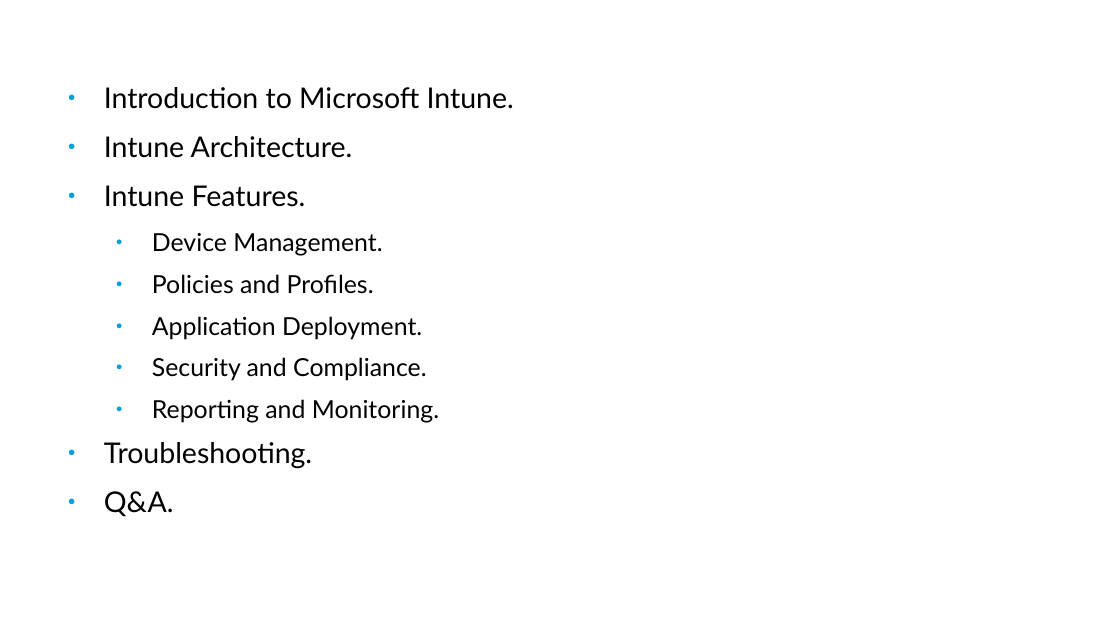
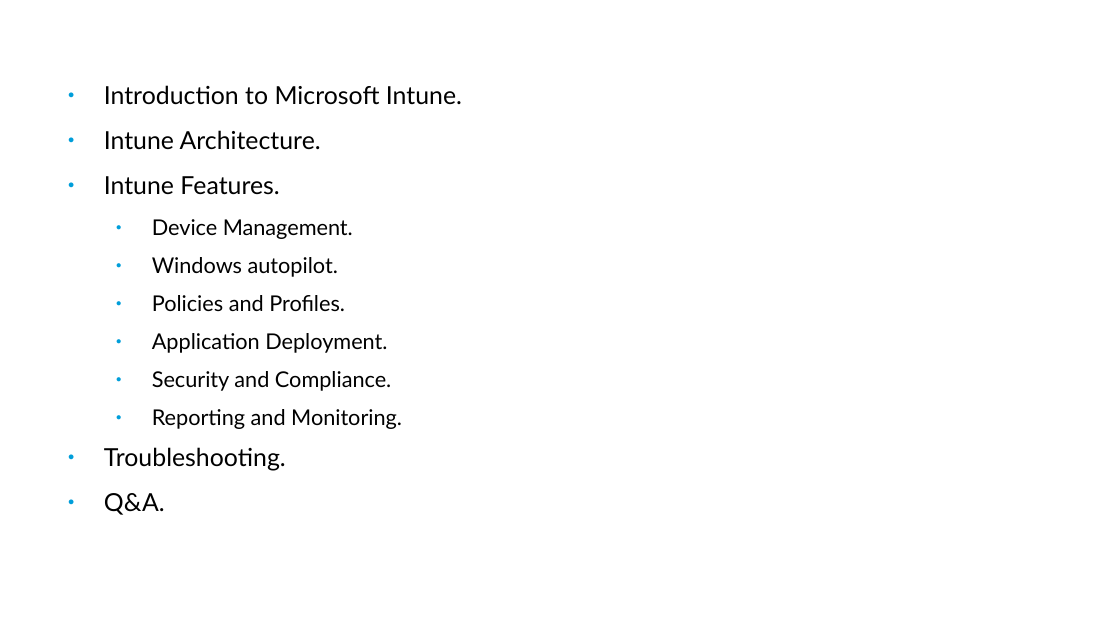
Before and after one commit to arghyabiswas988/Genaral, a slide deck: slide 2 of Intune_Training.pptx. Drawn at 1120x630 pixels with LibreOffice and Linux fonts; fonts in the diff are those of the drawing. Boxes give left, top, right and bottom in pixels: in the first picture for what was removed or moved away, otherwise in the second. Text is boxed around its words. In the diff, an @@ line names an element or a change of style, - is before the commit and + after.

```diff
--- a/Intune_Training.pptx
+++ b/Intune_Training.pptx
@@ text at <box>104,85,462,515</box>: size 20.1 to 17.6 pt in "Introduction to Microsoft Intune.", "Intune Architecture.", "Intune Features.", "Troubleshooting." and 1 more places; size 17.6 to 15.4 pt in "Device Management.", "Policies and Profiles.", "Application Deployment.", "Security and Compliance." and 1 more places @@
@@ text at <box>152,257,338,277</box>: paragraph added @@
+  ● Windows autopilot.
```
Also in this commit, not shown: 2 other slides changed, 1 slide added.
